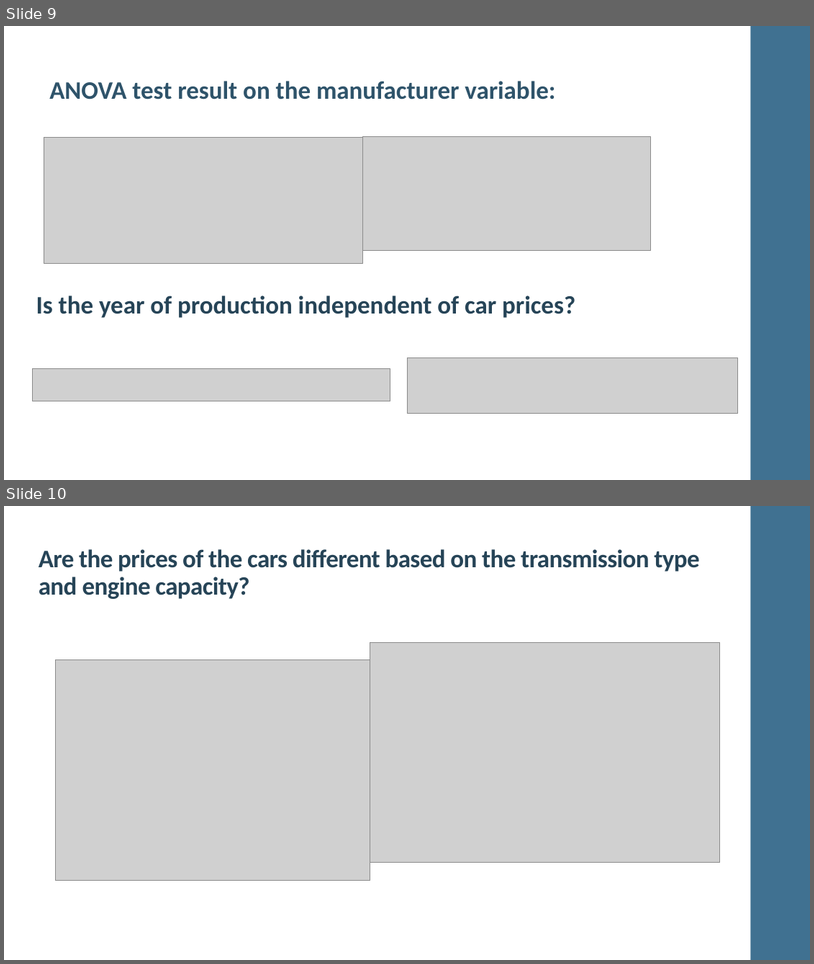
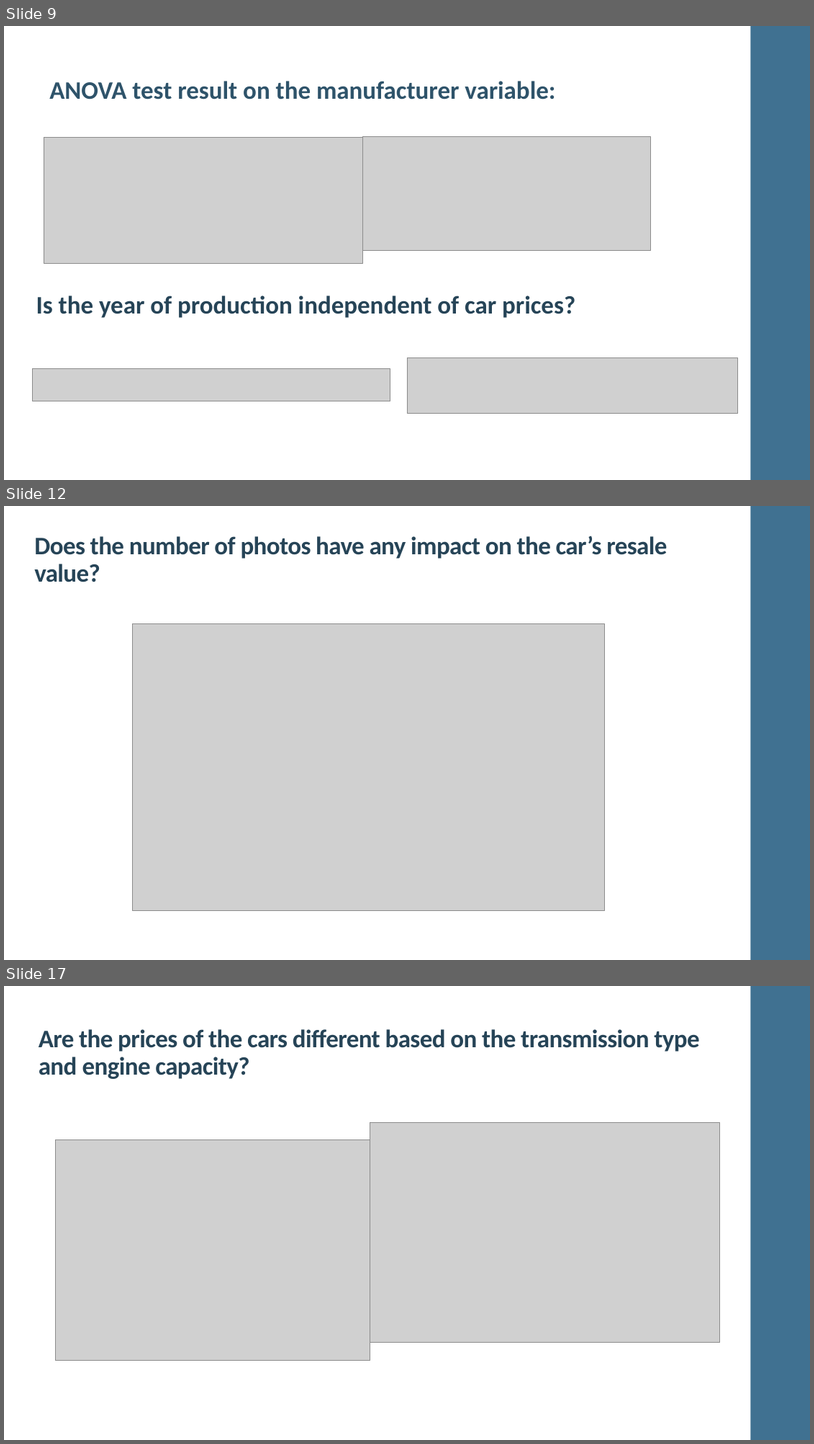
Before and after one commit to MANOJKUMAR1302/22FA_Dataverse_Team08, a slide deck: Team 8_UsedCarsPricePrediction.pptx. Shown one above the other, each under a label of ours: slides 9 and 10 before the commit, slides 9, 12 and 17 after it; the slides between them are not shown. The pictures are 814x964 and 814x1444 pixels, drawn with LibreOffice and Linux fonts; fonts in the diff are those of the drawing; grey boxes stand for pictures. Boxes give left, top, right and bottom in pixels: in the first picture for what was removed or moved away, otherwise in the second. Text is boxed around its words. In the diff, an @@ line names an element or a change of style, - is before the commit and + after.

```diff
--- a/Team 8_UsedCarsPricePrediction.pptx
+++ b/Team 8_UsedCarsPricePrediction.pptx
@@ slide 12 added at (4, 506, 810, 960), background #FFFFFF; not listed: 1 template element that a slide beside it also shows @@
@@ text added at (34, 536, 667, 582), 30 pt, text #264457, bold @@
+Does the number of photos have any impact on the car’s resale value?
@@ picture added at (133, 624, 605, 911) @@
@@ what was slide 10 is now slide 17 @@
```
Also in this commit, not shown: 6 other slides added.
